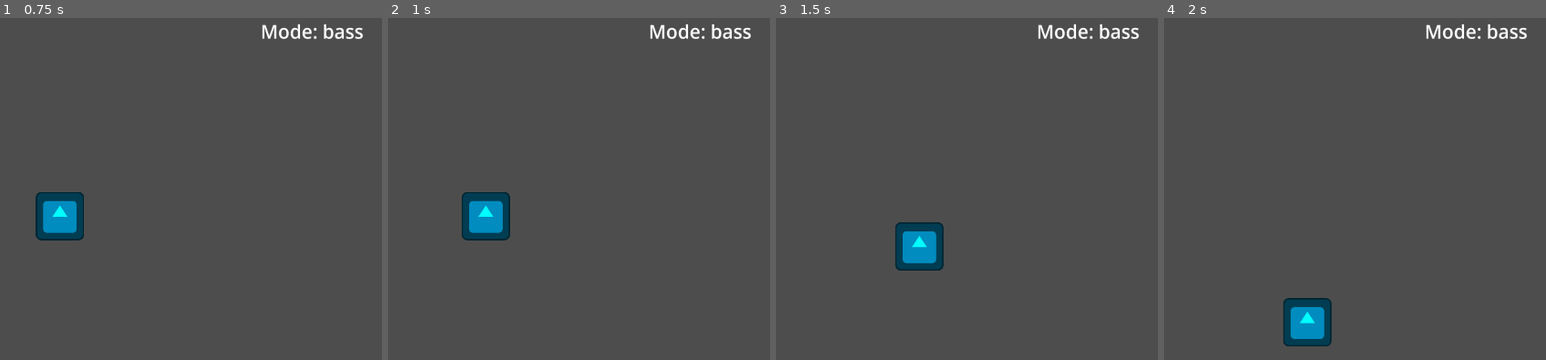
Above: before the commit, frames 1-4 (left to right).
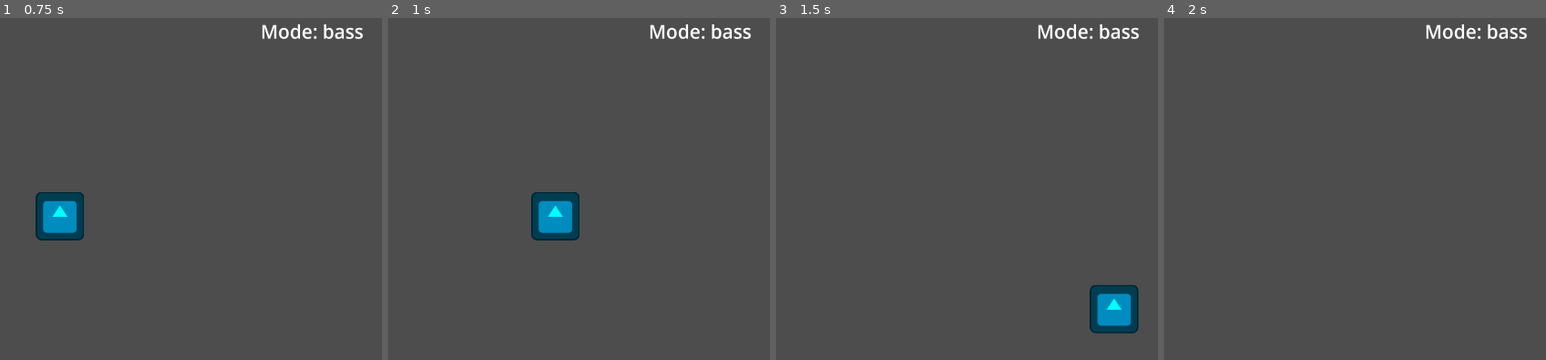
Above: after the commit, the same moments.

Repository: IAmToolbox/Composers-n-Devs-Jam
Game: Godot game, scene res://level/main_level.tscn
Same seed, same stepped clock (60 frames per second), same inputs: the game is played once before the commit and once after it. The engine's default icon, where the game draws it, is replaced by a stand-in: a white triangle on a blue panel in a dark square.
Inputs (mouse positions are in pixels of both pictures, inside the frame that each line leads up to):
- Up to frame 1 (0.75 s): tap Enter at 0.5 s; move the mouse to (194, 192) at 0.52 s; hold D (right) from 0.53 s (still down); click (194, 192) at 0.6 s
- Up to frame 2 (1 s): keep holding D (right); right-click (582, 192) at 0.8 s
- Up to frame 3 (1.5 s): move the mouse to (outside the picture) at 1.27 s; release D (right) at 1.28 s; hold S (down) from 1.28 s (still down); right-click (outside the picture) at 1.35 s
- Up to frame 4 (2 s): keep holding S (down); click (outside the picture) at 1.55 s

Frame 1 is identical in both runs. In frame 2, 3.5% of the frame differs, in the area x 19-51%, y 50-66%; in frame 3, 3.6%, in the area x 31-95%, y 59-93%; in frame 4, 1.8%.

Commit message:
Added dash ability

Diff:
--- a/components/player.tscn
+++ b/components/player.tscn
@@ -20,4 +20,9 @@
 wait_time = 3.0
 one_shot = true
 
+[node name="DashTimer" type="Timer" parent="."]
+wait_time = 0.5
+one_shot = true
+
 [connection signal="timeout" from="ShieldTimer" to="." method="_on_shield_timer_timeout"]
+[connection signal="timeout" from="DashTimer" to="." method="_on_dash_timer_timeout"]
--- a/player.gd
+++ b/player.gd
@@ -6,8 +6,10 @@
 @export var treble_color := Color.from_rgba8(180, 0, 0, 255)
 
 @onready var shield_timer = $ShieldTimer
+@onready var dash_timer = $DashTimer
 
 var is_shielded := false
+var is_dashing := false
 
 signal mode_switched
 
@@ -43,15 +45,28 @@
 	is_shielded = true
 	shield_timer.start()
 
+func dash() -> void:
+	is_dashing = true
+	speed = 1500
+	dash_timer.start()
+
 func _physics_process(_delta: float) -> void:
 	get_input()
 	move_and_slide()
 	if Input.is_action_just_pressed("switch_mode"):
 		switch_mode()
 
-	if mode == "bass" and Input.is_action_just_pressed("click") and is_shielded == false:
-		shield()
+	if mode == "bass":
+		if Input.is_action_just_pressed("click") and is_shielded == false:
+			shield()
+		if Input.is_action_just_pressed("right_click") and is_dashing == false:
+			dash()
 
 func _on_shield_timer_timeout() -> void: # Callback for shield timer
 	modulate_color(mode)
 	is_shielded = false
+
+
+func _on_dash_timer_timeout() -> void: # Callback for dash timer
+	speed = 400
+	is_dashing = false
--- a/project.godot
+++ b/project.godot
@@ -51,6 +51,11 @@
 "events": [Object(InputEventMouseButton,"resource_local_to_scene":false,"resource_name":"","device":-1,"window_id":0,"a …(258 unchanged characters)…
 ]
 }
+right_click={
+"deadzone": 0.2,
+"events": [Object(InputEventMouseButton,"resource_local_to_scene":false,"resource_name":"","device":-1,"window_id":0,"alt_pressed":false,"shift_pressed":false,"ctrl_pressed":false,"meta_pressed":false,"button_mask":2,"position":Vector2(116, 22),"global_position":Vector2(125, 70),"factor":1.0,"button_index":2,"canceled":false,"pressed":true,"double_click":false,"script":null)
+]
+}
 switch_mode={
 "deadzone": 0.2,
 "events": [Object(InputEventKey,"resource_local_to_scene":false,"resource_name":"","device":-1,"window_id":0,"alt_press …(191 unchanged characters)…
